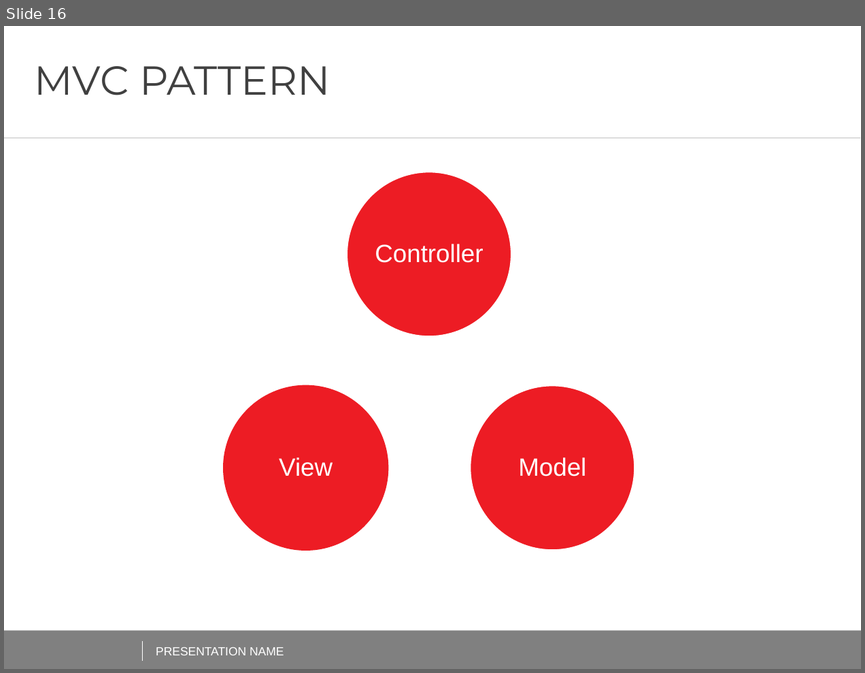
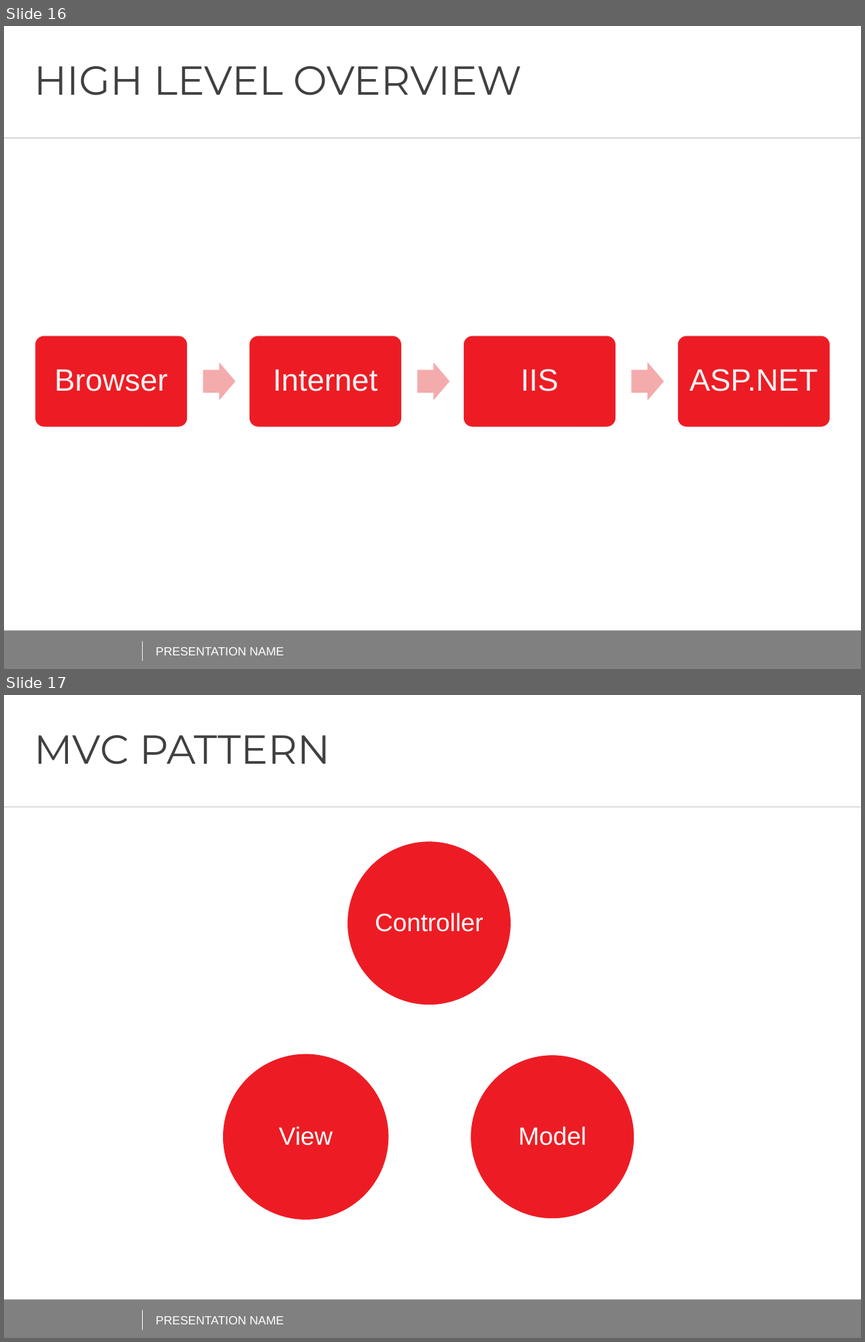
Before and after one commit to AndreiShenets/ASP.NET-Lectures, a slide deck: ASP.NET - iTechArt 2018.pptx. Shown one above the other, each under a label of ours: slide 16 before the commit, slides 16 and 17 after it. The pictures are 865x673 and 865x1342 pixels, drawn with LibreOffice and Linux fonts; fonts in the diff are those of the drawing; background and template pictures are left out. Boxes give left, top, right and bottom in pixels: in the first picture for what was removed or moved away, otherwise in the second. Text is boxed around its words. In the diff, an @@ line names an element or a change of style, - is before the commit and + after.

```diff
--- a/ASP.NET - iTechArt 2018.pptx
+++ b/ASP.NET - iTechArt 2018.pptx
@@ slide 16 added at (4, 26, 861, 669), background #FFFFFF; not listed: 2 template elements that a slide beside it also shows @@
@@ title added at (35, 66, 522, 95), 34 pt, text #404040 @@
+HIGH LEVEL OVERVIEW
@@ line added from (4, 138) to (860, 138), #B5B5B5 0.5 pt @@
@@ group added at (35, 335, 831, 427): 4 rounded rectangles, 4 texts, 3 right arrows @@
+Browser
+Internet
+IIS
+ASP.NET
@@ line added from (142, 640) to (142, 661), #F2F2F2 0.5 pt @@
@@ text added at (156, 647, 283, 655), 10 pt, text #FFFFFF @@
+PRESENTATION NAME
@@ what was slide 16 is now slide 17 @@
```
Also in this commit, not shown: 3 slides changed, 50 other slides added.
